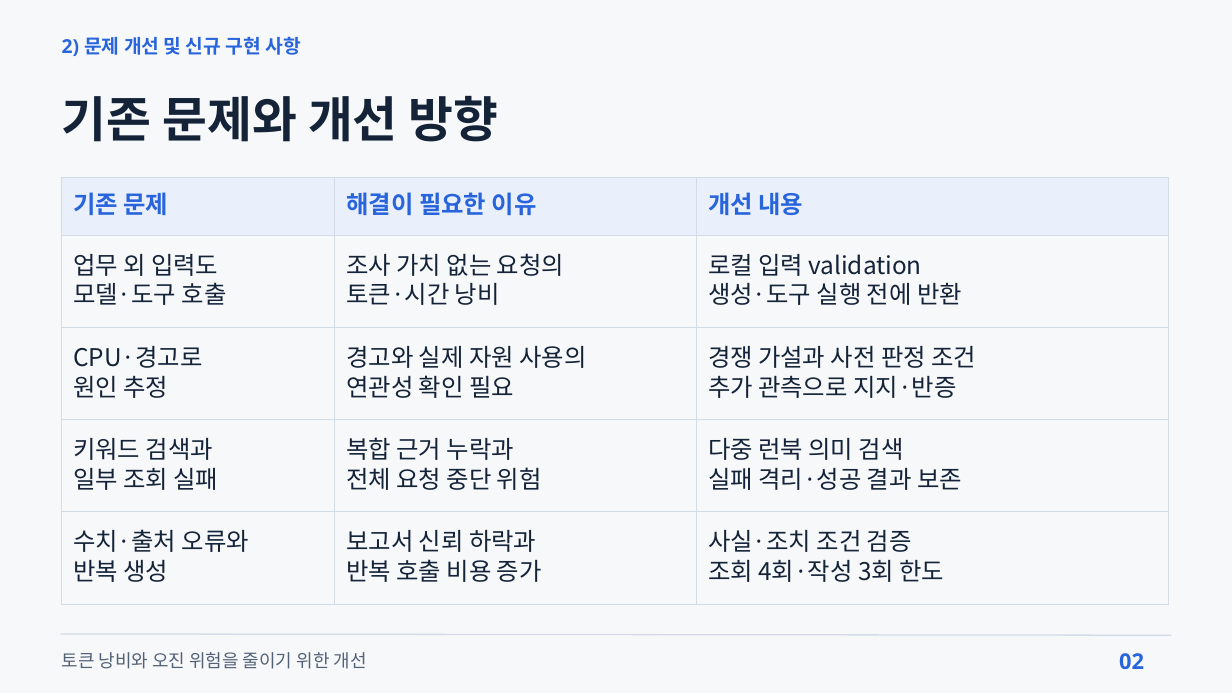
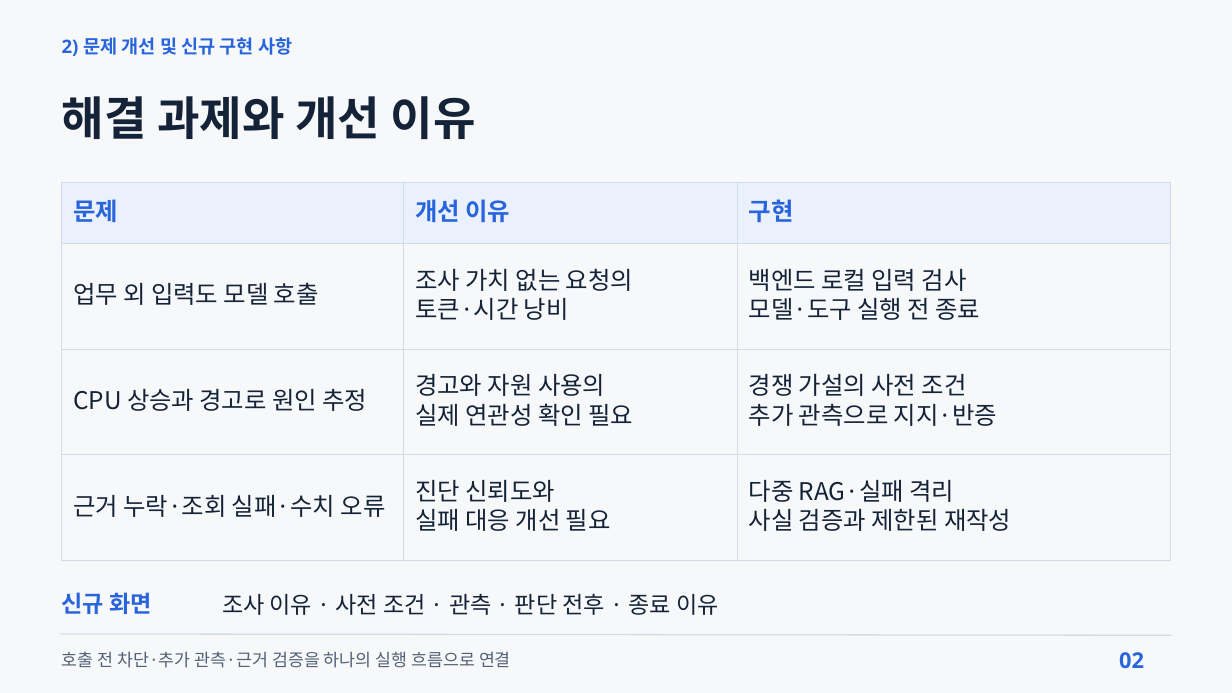
Before and after one commit to beshurl/skala-ai-mini-project, a slide deck: slide 2 of doc/presentation/운영진단_에이전트_5분발표.pptx. Drawn at 1232x693 pixels with LibreOffice and Linux fonts; fonts in the diff are those of the drawing. Boxes give left, top, right and bottom in pixels: in the first picture for what was removed or moved away, otherwise in the second. Text is boxed around its words. In the diff, an @@ line names an element or a change of style, - is before the commit and + after.

```diff
--- a/doc/presentation/운영진단_에이전트_5분발표.pptx
+++ b/doc/presentation/운영진단_에이전트_5분발표.pptx
@@ text "2) 문제 개선 및 신규 ..." at (62,37,292,56): size 22.5 to 21.8 pt; line spacing 27pt to 26.1pt @@
@@ text at (62,96,476,139): text changed; size 57 to 54 pt @@
-기존 문제와 개선 방향
+해결 과제와 개선 이유
@@ table at (62,182,1170,561) @@
-row 1: 기존 문제 | 해결이 필요한 이유 | 개선 내용
-row 2: 업무 외 입력도 / 모델·도구 호출 | 조사 가치 없는 요청의 / 토큰·시간 낭비 | 로컬 입력 validation / 생성·도구 실행 전에 반환
-row 3: CPU·경고로 / 원인 추정 | 경고와 실제 자원 사용의 / 연관성 확인 필요 | 경쟁 가설과 사전 판정 조건 / 추가 관측으로 지지·반증
-row 4: 키워드 검색과 / 일부 조회 실패 | 복합 근거 누락과 / 전체 요청 중단 위험 | 다중 런북 의미 검색 / 실패 격리·성공 결과 보존
-row 5: 수치·출처 오류와 / 반복 생성 | 보고서 신뢰 하락과 / 반복 호출 비용 증가 | 사실·조치 조건 검증 / 조회 4회·작성 3회 한도
+row 1: 문제 | 개선 이유 | 구현
+row 2: 업무 외 입력도 모델 호출 | 조사 가치 없는 요청의 / 토큰·시간 낭비 | 백엔드 로컬 입력 검사 / 모델·도구 실행 전 종료
+row 3: CPU 상승과 경고로 원인 추정 | 경고와 자원 사용의 / 실제 연관성 확인 필요 | 경쟁 가설의 사전 조건 / 추가 관측으로 지지·반증
+row 4: 근거 누락·조회 실패·수치 오류 | 진단 신뢰도와 / 실패 대응 개선 필요 | 다중 RAG·실패 격리 / 사실 검증과 제한된 재작성
@@ table: place and size @@
-table at (62,177,1169,604)
+table at (62,182,1170,561)
@@ text added at (62,592,152,614), 27 pt, text #2864DC, bold @@
+신규 화면
@@ text added at (222,593,719,615), 27 pt, text #142338 @@
+조사 이유 · 사전 조건 · 관측 · 판단 전후 · 종료 이유
@@ text at (62,651,511,668): text changed; size 21 to 20.2 pt @@
-토큰 낭비와 오진 위험을 줄이기 위한 개선
+호출 전 차단·추가 관측·근거 검증을 하나의 실행 흐름으로 연결
```
Also in this commit, not shown: 4 other slides changed, 4 slides added, 3 slides removed, 7 other files.
